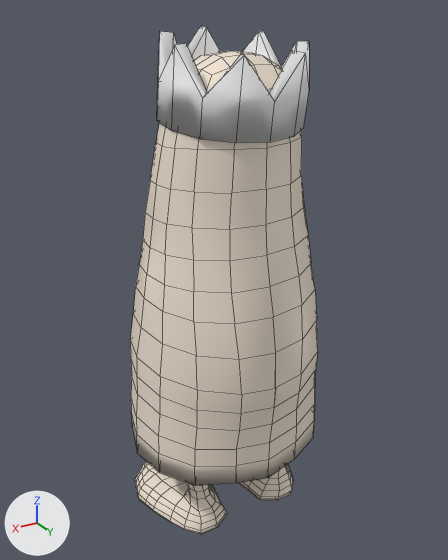
The Blender file Blender/CosmeticsYOM.blend as it was, and as the next commit left it.
One viewpoint serves both versions: a 50 mm lens placed at (1.67, 2.71, 2.9), pointed at (-0.01, -0.09, 1.5). Lighting does not change. The marker at lower left points along +X, +Y and +Z. Mesh edges are drawn as thin lines.

Objects in the first picture: 'Cylinder', 'Stickman.001'.
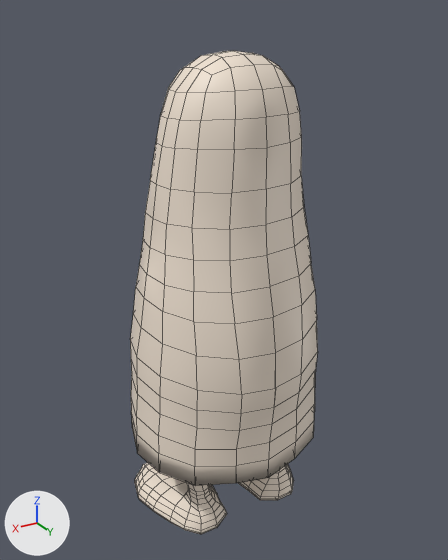
Location of each change, [x1, y1, x2, y2] in pixels of the pictures (448 x 560 px):
'Stickman.001', reshaped, modifiers changed: [130, 51, 318, 534] in both
'Cylinder', hidden: before [157, 26, 309, 143]
part 1 of me_stickman_001, built on: after [158, 52, 287, 508]

The change, as a list of edits to the scene's bpy script:
```text
Change me_stickman_001:
    used by ob_stickman_001; location = (0.0, 0.0, -0.368)
    remove me_stickman_001.from_pydata(...)  # 428 vertices, 399 faces; spans x -0.59..0.0, y -0.57..0.45, z 0.39..3.1
    add me_stickman_001.from_pydata(...)  # 896 vertices, 878 faces; spans x -0.59..0.59, y -0.57..0.45, z 0.39..3.1
    me_stickman_001 part 1: 1 vertex removed from x -0.27, y 0.02, z 0.65; 438 vertices added at x -0.4..0.59, y -0.56..0.45, z 0.39..3.09
Change ob_cylinder:
    add ob_cylinder.hide_set(True)
Change ob_stickman_001:
    remove _m = ob_stickman_001.modifiers.new('Mirror', 'MIRROR')
```
